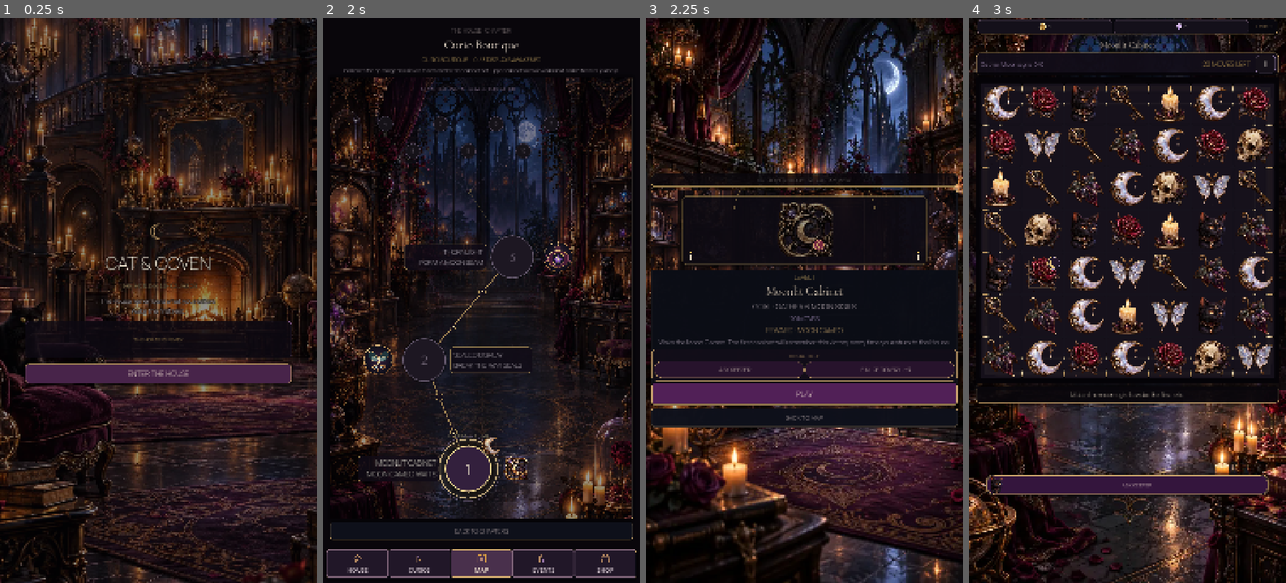
Above: before the commit, frames 1-4 (left to right).
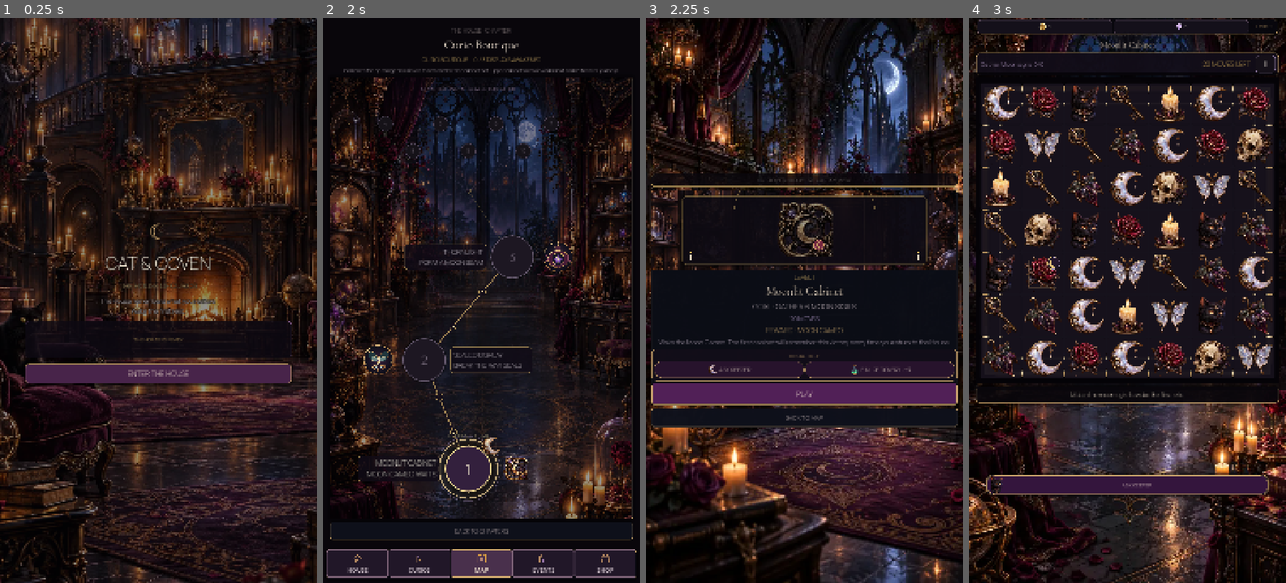
Above: after the commit, the same moments.

Repository: Jay-prodesign/akilta-match3
Game: Godot game, scene res://src/app/app_bootstrap.tscn
The game is run twice, just before and just after one commit, with the same random seed, the same clock (stepped at 60 frames per second) and the same inputs.
Inputs:
- Up to frame 1 (0.25 s): no input
- Up to frame 2 (2 s): click "ENTER THE HOUSE" at 0.5 s; click "ENTER CURIO BOUTIQUE" at 1.25 s
- Up to frame 3 (2.25 s): click "1" at 2 s
- Up to frame 4 (3 s): click "PLAY" at 2.75 s

Frames 1-2 are identical in both runs. In frame 3, less than 0.1% of the frame differs, in the area x 19-68%, y 61-64%; in frame 4, nothing differs.

Commit message:
Bind authored prestart production slots

Diff:
--- a/src/ui/prestart/level_prestart.gd
+++ b/src/ui/prestart/level_prestart.gd
@@ -16,6 +16,10 @@
 @onready var ritual_art: Control = $Layout/Card/Content/RitualArt
 @onready var start_button: Button = $Layout/Card/Content/Start
 @onready var back_button: Button = $Layout/Back
+@onready var world_backdrop: TextureRect = $NorthStarWorldBackdrop
+@onready var level_artwork: TextureRect = $Layout/Card/Content/RitualArt/LevelArtwork
+@onready var keeper_aid_art: TextureRect = $Layout/Card/Content/RitualAids/Column/AidRow/KeeperChip/Content/Art
+@onready var recovery_aid_art: TextureRect = $Layout/Card/Content/RitualAids/Column/AidRow/RecoveryChip/Content/Art
 
 const AID_ART_PATHS := {
 	"hint": "res://assets/pieces/moon_sigil.webp",
@@ -25,106 +29,12 @@
 var level_number: int = 1
 
 func _ready() -> void:
-	_install_world_backdrop()
-	_install_level_artwork()
-	_build_ritual_aids()
-	_style_ritual_actions()
+	world_backdrop.texture = ScreenArt.texture("prestart_bg_curio_boutique")
+	level_artwork.texture = ScreenArt.texture("prestart_ch01_level01_art")
+	keeper_aid_art.texture = PieceAssetLoader.ornament(String(AID_ART_PATHS["hint"]))
+	recovery_aid_art.texture = PieceAssetLoader.ornament(String(AID_ART_PATHS["plus_moves"]))
 	start_button.pressed.connect(func(): start_requested.emit(level_number))
 	back_button.pressed.connect(func(): back_requested.emit())
-
-func _install_world_backdrop() -> void:
-	var art := TextureRect.new()
-	art.name = "NorthStarWorldBackdrop"
-	art.texture = ScreenArt.texture("prestart_bg_curio_boutique")
-	art.expand_mode = TextureRect.EXPAND_IGNORE_SIZE
-	art.stretch_mode = TextureRect.STRETCH_KEEP_ASPECT_COVERED
-	art.set_anchors_and_offsets_preset(Control.PRESET_FULL_RECT)
-	art.mouse_filter = Control.MOUSE_FILTER_IGNORE
-	art.modulate = Color.WHITE
-	add_child(art)
-	move_child(art, 1)
-
-func _install_level_artwork() -> void:
-	if ritual_art == null or ritual_art.get_node_or_null("LevelArtwork") != null:
-		return
-	var art := TextureRect.new()
-	art.name = "LevelArtwork"
-	art.set_anchors_and_offsets_preset(Control.PRESET_FULL_RECT)
-	art.expand_mode = TextureRect.EXPAND_IGNORE_SIZE
-	art.stretch_mode = TextureRect.STRETCH_KEEP_ASPECT_COVERED
-	art.mouse_filter = Control.MOUSE_FILTER_IGNORE
-	# The cabinet artwork is the ritual backdrop. It must sit behind the parent
-	# MoonCameoRitualView so the canonical sealed/owned reward object remains a
-	# visible foreground slot instead of being covered by a child texture.
-	art.show_behind_parent = true
-	art.modulate = Color(0.88, 0.82, 0.90, 0.72)
-	art.texture = ScreenArt.texture("prestart_ch01_level01_art")
-	ritual_art.add_child(art)
-
-func _build_ritual_aids() -> void:
-	var content := get_node_or_null("Layout/Card/Content") as VBoxContainer
-	if content == null or content.get_node_or_null("RitualAids") != null:
-		return
-	var panel := PanelContainer.new()
-	panel.name = "RitualAids"
-	panel.custom_minimum_size = Vector2(0, 102)
-	var shell := StyleBoxFlat.new()
-	shell.bg_color = Color("#120D18", 0.94)
-	shell.border_color = Color("#D5AD70", 0.46)
-	shell.set_border_width_all(1)
-	shell.set_corner_radius_all(12)
-	shell.content_margin_left = 10
-	shell.content_margin_right = 10
-	shell.content_margin_top = 10
-	shell.content_margin_bottom = 10
-	panel.add_theme_stylebox_override("panel", shell)
-	var start_index := start_button.get_index()
-	content.add_child(panel)
-	content.move_child(panel, start_index)
-	var column := VBoxContainer.new()
-	column.add_theme_constant_override("separation", 5)
-	panel.add_child(column)
-	var heading := Label.new()
-	heading.name = "RitualAidsHeading"
-	heading.text = "RITUAL HELP"
-	heading.horizontal_alignment = HORIZONTAL_ALIGNMENT_CENTER
-	heading.add_theme_color_override("font_color", Color("#D5AD70"))
-	heading.add_theme_font_size_override("font_size", 18)
-	column.add_child(heading)
-	var row := HBoxContainer.new()
-	row.name = "AidRow"
-	row.add_theme_constant_override("separation", 6)
-	column.add_child(row)
-	for entry in [
-		{"label":"ASK KEEPER", "art":String(AID_ART_PATHS["hint"])},
-		{"label":"FAIL RECOVERY · +3", "art":String(AID_ART_PATHS["plus_moves"])}
-	]:
-		var chip := PanelContainer.new()
-		chip.custom_minimum_size = Vector2(0, 56)
-		chip.size_flags_horizontal = Control.SIZE_EXPAND_FILL
-		var chip_style := StyleBoxFlat.new()
-		chip_style.bg_color = Color("#28142D", 0.96)
-		chip_style.border_color = Color("#D5AD70", 0.44)
-		chip_style.set_border_width_all(1)
-		chip_style.set_corner_radius_all(22)
-		chip.add_theme_stylebox_override("panel", chip_style)
-		row.add_child(chip)
-		var chip_row := HBoxContainer.new()
-		chip_row.alignment = BoxContainer.ALIGNMENT_CENTER
-		chip_row.add_theme_constant_override("separation", 4)
-		chip.add_child(chip_row)
-		var art := TextureRect.new()
-		art.custom_minimum_size = Vector2(36, 36)
-		art.texture = PieceAssetLoader.ornament(String(entry["art"]))
-		art.expand_mode = TextureRect.EXPAND_IGNORE_SIZE
-		art.stretch_mode = TextureRect.STRETCH_KEEP_ASPECT_CENTERED
-		art.mouse_filter = Control.MOUSE_FILTER_IGNORE
-		chip_row.add_child(art)
-		var caption := Label.new()
-		caption.text = String(entry["label"])
-		caption.add_theme_color_override("font_color", Color("#F4E5D3"))
-		caption.add_theme_font_size_override("font_size", 20)
-		chip_row.add_child(caption)
 
 func aid_asset_contract() -> Dictionary:
 	var loaded := {}
@@ -139,32 +49,12 @@
 		"raster_runtime": raster_runtime,
 		"manual_hint_label": "ASK KEEPER",
 		"plus_moves_label": "FAIL RECOVERY · +3",
-		"plus_moves_availability": "fail_recovery_only"
+		"plus_moves_availability": "fail_recovery_only",
+		"authored_world_backdrop": world_backdrop != null and world_backdrop.texture != null,
+		"authored_level_artwork": level_artwork != null and level_artwork.texture != null,
+		"authored_ritual_aids": keeper_aid_art != null and keeper_aid_art.texture != null and recovery_aid_art != null and recovery_aid_art.texture != null,
+		"runtime_ui_factory": false
 	}
-
-func _style_ritual_actions() -> void:
-	var gold := Color("#D8B56A")
-	var ivory := Color("#F4E5D3")
-	var primary := StyleBoxFlat.new()
-	primary.bg_color = Color("#4A2848")
-	primary.border_color = gold
-	primary.set_border_width_all(2)
-	primary.set_corner_radius_all(12)
-	primary.shadow_color = Color(0.02, 0.01, 0.04, 0.65)
-	primary.shadow_size = 10
-	var hover := primary.duplicate() as StyleBoxFlat
-	hover.bg_color = Color("#61385B")
-	var secondary := primary.duplicate() as StyleBoxFlat
-	secondary.bg_color = Color("#211827")
-	secondary.border_color = Color("#9B819B")
-	for button in [start_button, back_button]:
-		button.add_theme_stylebox_override("normal", primary if button == start_button else secondary)
-		button.add_theme_stylebox_override("hover", hover)
-		button.add_theme_stylebox_override("pressed", hover)
-		button.add_theme_color_override("font_color", ivory)
-		button.add_theme_color_override("font_hover_color", ivory)
-		button.add_theme_font_size_override("font_size", 26 if button == start_button else 21)
-		button.custom_minimum_size.y = maxf(button.custom_minimum_size.y, 64.0)
 
 func configure_level(value: int, replay: bool = false) -> bool:
 	level_number = value
@@ -205,9 +95,7 @@
 	if ritual_art != null:
 		ritual_art.set("relic_id", curio_id)
 		ritual_art.set("mode", "replay" if replay else "prestart")
-		var level_art := ritual_art.get_node_or_null("LevelArtwork") as TextureRect
-		if level_art != null:
-			level_art.visible = true
-			level_art.texture = ScreenArt.texture("prestart_ch01_level01_art" if level_number == 1 else "prestart_ch01_shared_art")
+		level_artwork.visible = true
+		level_artwork.texture = ScreenArt.texture("prestart_ch01_level01_art" if level_number == 1 else "prestart_ch01_shared_art")
 		ritual_art.queue_redraw()
 	return true
